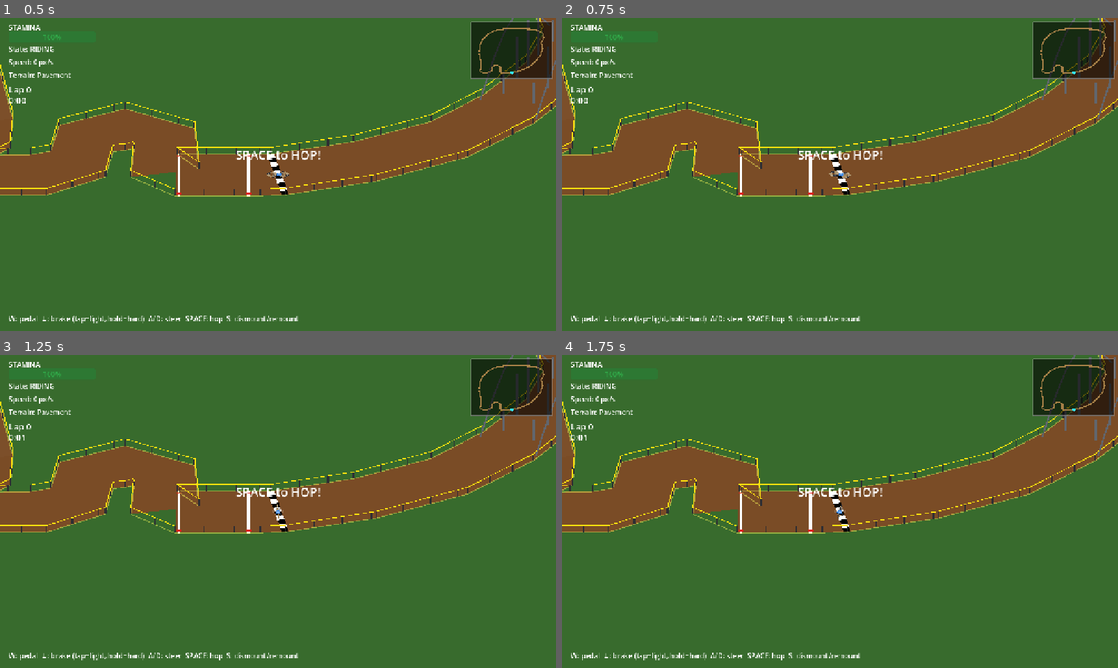
Above: before the commit, frames 1-4 (two rows, left to right).
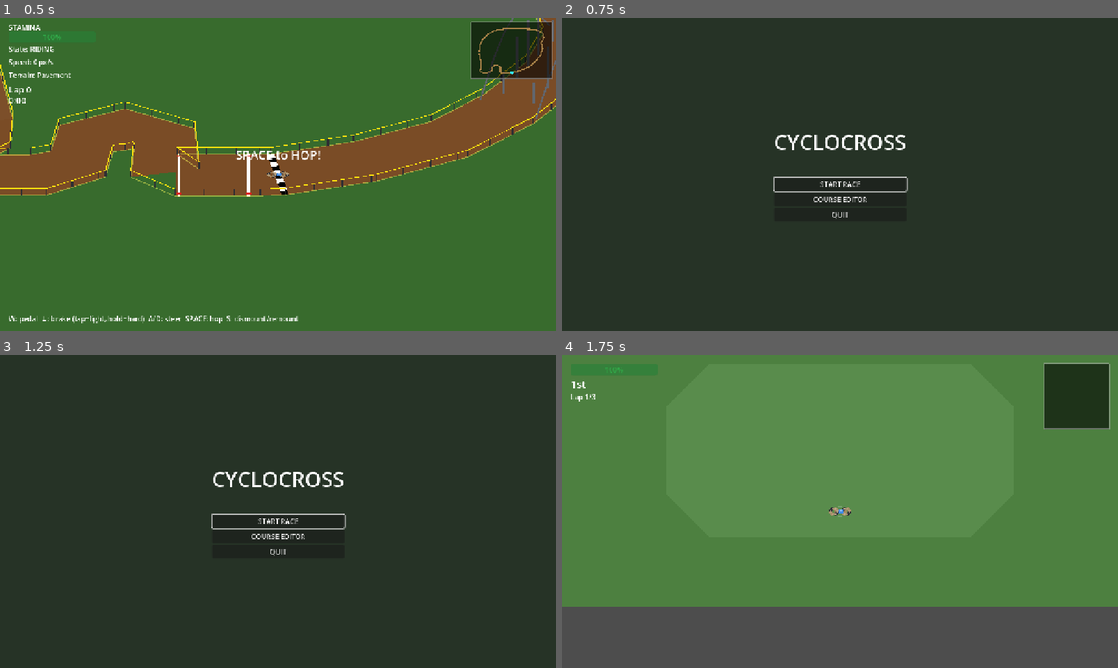
Above: after the commit, the same moments.

Repository: koniho/godot-cyclocross
Game: Godot game, scene res://scenes/test_arena.tscn
Two runs of this game, one before a commit and one after it. Both use one fixed random seed, a clock stepped at 60 frames per second and the inputs below. This scene is started directly instead of the project's main scene.
Inputs (mouse positions are in pixels of both pictures, inside the frame that each line leads up to):
- Up to frame 1 (0.5 s): no input
- Up to frame 2 (0.75 s): tap Enter at 0.5 s; move the mouse to (962, 158) at 0.52 s; hold D (steer_right) from 0.53 s (still down); tap Q at 0.6 s; click (962, 158) at 0.67 s
- Up to frame 3 (1.25 s): keep holding D (steer_right)
- Up to frame 4 (1.75 s): release D (steer_right) at 1.25 s; click (840, 520) at 1.25 s, where only the run after the commit has a clickable "START RACE"

Frame 1 is identical in both runs. In frame 2, 97% of the frame differs, in the area x 0-100%, y 0-100%; in frame 3, 97%; in frame 4, 61%.

Commit message:
Add Q key to quit race back to title screen
Co-Authored-By: Claude Opus 4.6 (1M context) <noreply@anthropic.com>

Diff:
--- a/src/arena_controller.gd
+++ b/src/arena_controller.gd
@@ -46,6 +46,10 @@
 		course.lap_crossed.connect(_on_lap_crossed)
 
 	bell_label.visible = false
+
+func _unhandled_input(event: InputEvent) -> void:
+	if event is InputEventKey and event.pressed and event.keycode == KEY_Q:
+		GameManager.quit_to_menu()
 
 func _process(delta: float):
 	if not player or race_finished:
